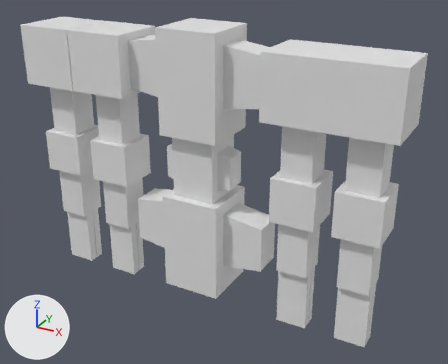
One commit to the glTF model static/assets/robot.glb: the scene before it, then after it.
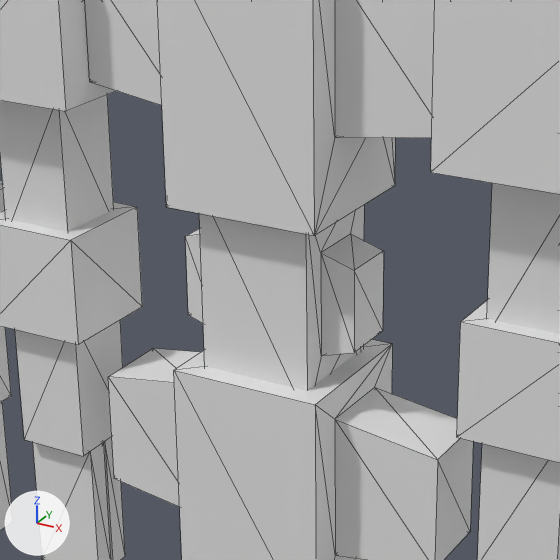
Old and new are each drawn whole from a 50 mm lens placed at (9.67, -16.21, 6.74), pointed at (0.65, 0.18, -1.46) and again close up on the part from 22% to 69% of the width and 16% to 74% of the height. Lighting does not change. The marker at lower left points along +X, +Y and +Z. The close-ups show mesh edges as thin lines. Where no turn or scale is listed for an object, it has been applied to the vertices.

Objects in the first close-up: 'backArm1', 'backArm1.002', 'chest1', 'chest2', 'chest3', 'clamp1.002', 'elbow1', 'elbow1.002', 'forarm', 'forarm.002', 'shoulderLeft1', 'shoulderLeft1.002'.
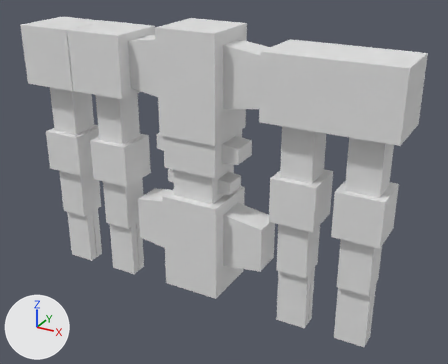
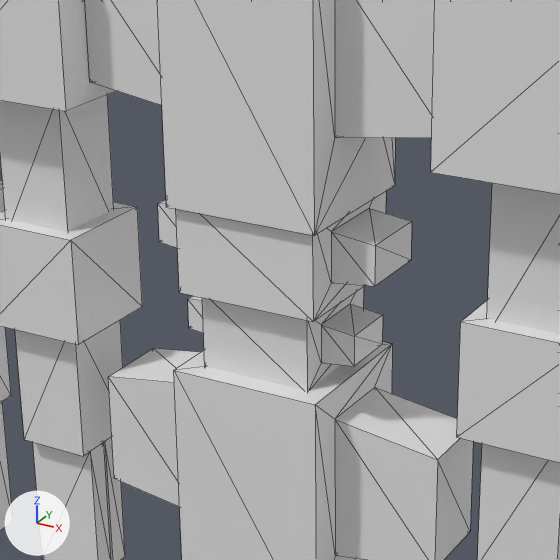
What differs and where, as boxes (x1, y1, x2, y2) in the close-ups (560 x 560 px):
'chest2', deleted: before (185, 205, 383, 391)
'torso.001', added: after (158, 191, 412, 322)
'torso', added: after (188, 287, 383, 391)

What changed in the scene script:
```text
Add me_cube_002:
    me_cube_002.from_pydata(...)  # 24 vertices, 44 faces; spans x -1.5..1.5, y -0.91..0.91, z -0.05..1.25
Add me_cube_005_1:
    me_cube_005_1.from_pydata(...)  # 24 vertices, 44 faces; spans x -1.18..1.18, y -0.71..0.71, z -0.02..1.01
Remove ob_chest2:
    ob_chest2 = bpy.data.objects.new('chest2', me_cube_005)
    ob_chest2.location = (0.0, 0.0, -1.88)
Add ob_torso_001:
    ob_torso_001 = bpy.data.objects.new('torso.001', me_cube_002)
    ob_torso_001.location = (0.0, 0.0, -0.8)
Add ob_torso:
    ob_torso = bpy.data.objects.new('torso', me_cube_005_1)
    ob_torso.location = (0.0, 0.0, -1.88)
```
